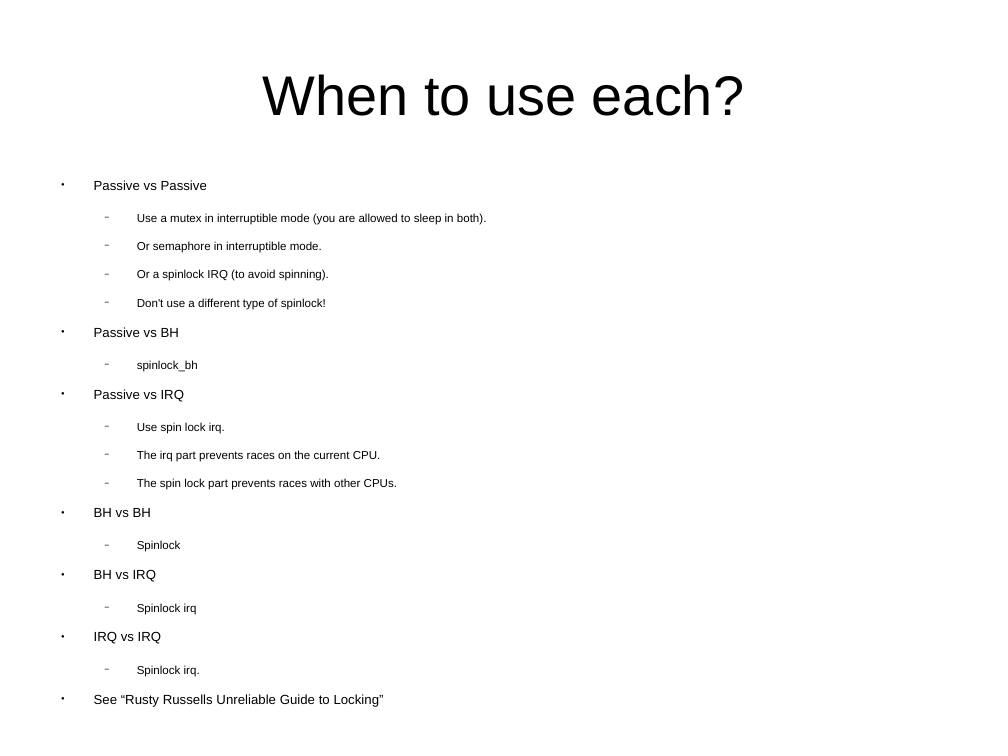
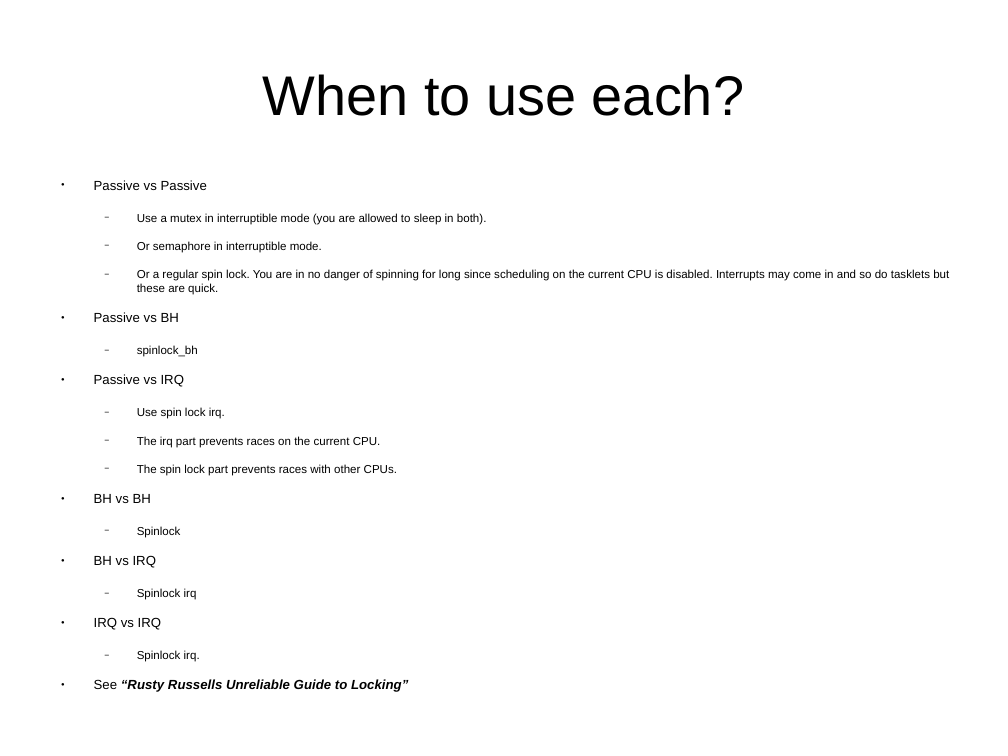
Before and after one commit to kalmuthu/slides, a slide deck: slide 24 of odp/linux/locking.odp. Drawn at 1008x756 pixels with LibreOffice and Linux fonts; fonts in the diff are those of the drawing. Boxes give left, top, right and bottom in pixels: in the first picture for what was removed or moved away, otherwise in the second. Text is boxed around its words. In the diff, an @@ line names an element or a change of style, - is before the commit and + after.

Commit message:
fixed up spin lock stuff

```diff
--- a/odp/linux/locking.odp
+++ b/odp/linux/locking.odp
@@ text at (x1=137, y1=269, x2=949, y2=295): text changed @@
-  − Or a spinlock IRQ (to avoid spinning).
-  − Don't use a different type of spinlock!
+  − Or a regular spin lock. You are in no danger of spinning for long since scheduling on the current CPU is disabled. Interrupts may come in and so do tasklets but these are quick.
@@ text at (x1=94, y1=679, x2=408, y2=692): bold on, italic on in "“Rusty Russells Unreliable Guide to Locking”" @@
```
Also in this commit, not shown: 4 other slides changed.
